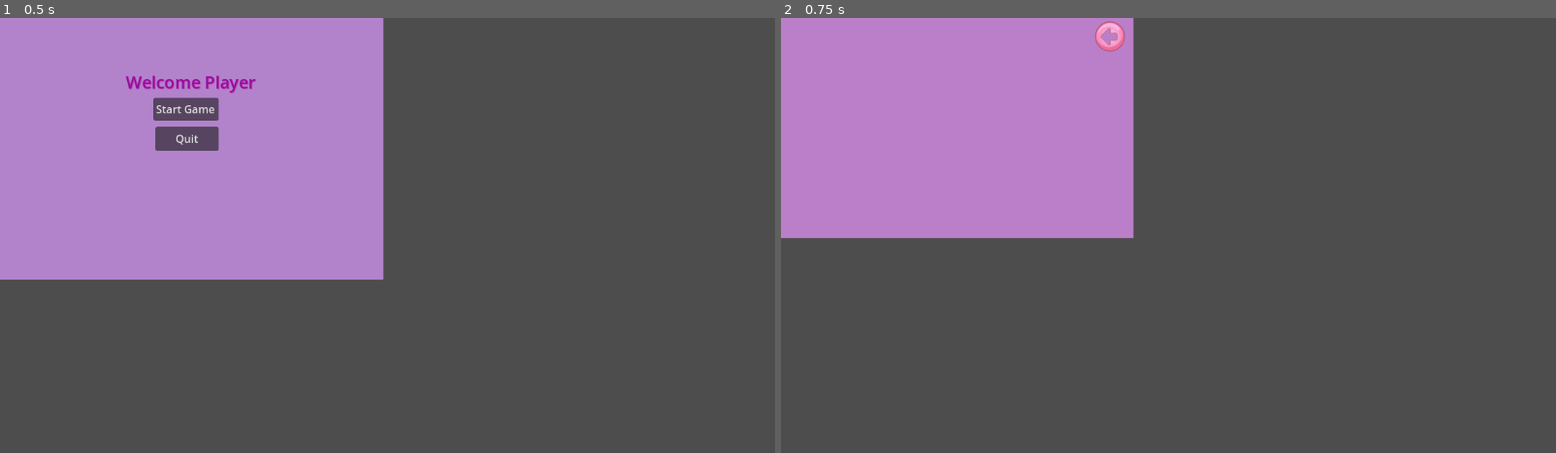
Above: before the commit, frames 1-2 (left to right).
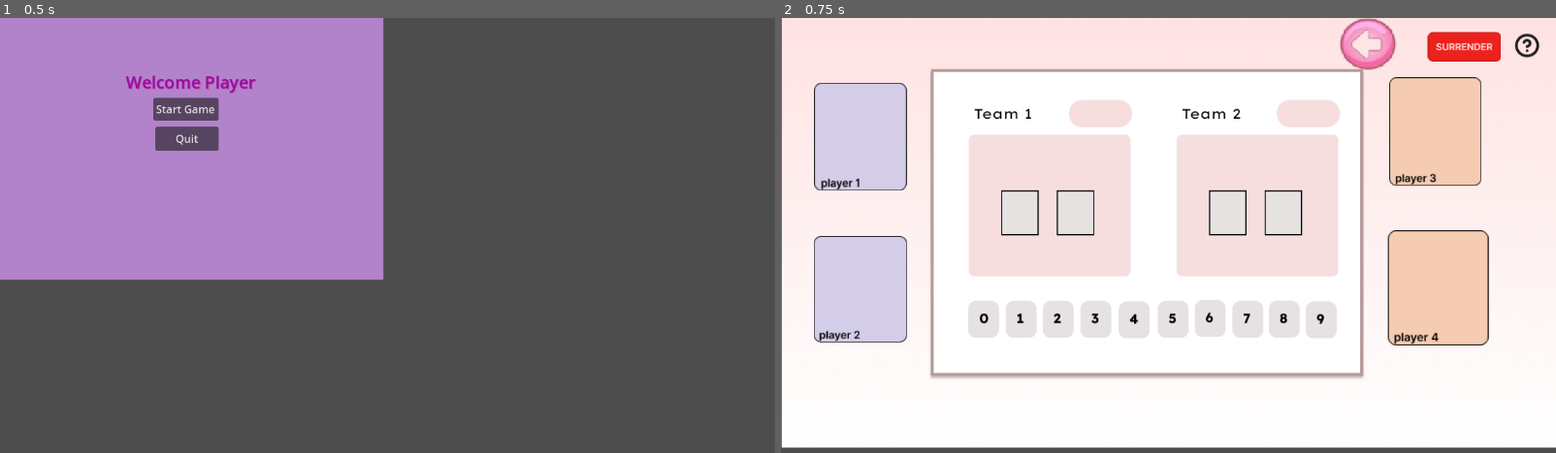
Above: after the commit, the same moments.

Repository: ltlely/ArcadeGames
Game: Godot game, scene res://Scenes/startingScreen.tscn
Two runs of this game, one before a commit and one after it. Both use one fixed random seed, a clock stepped at 60 frames per second and the inputs below.
Inputs:
- Up to frame 1 (0.5 s): no input
- Up to frame 2 (0.75 s): click "Start Game" at 0.5 s

Frame 1 is identical in both runs. In frame 2, 99% of the frame differs, in the area x 0-100%, y 0-99%.

Commit message:
added assets and made basic UI

Diff:
--- a/Scenes/firstWorld.tscn
+++ b/Scenes/firstWorld.tscn
@@ -1,30 +1,115 @@
-[gd_scene load_steps=5 format=3 uid="uid://bdlsfh84wbxcy"]
+[gd_scene load_steps=21 format=3 uid="uid://bdlsfh84wbxcy"]
 
 [ext_resource type="Script" path="res://Scripts/backButton.gd" id="1_72dte"]
-[ext_resource type="Texture2D" uid="uid://cnpp058mvjsfe" path="res://Assets/CuteBackButton.png" id="1_mh7yx"]
-
-[sub_resource type="Theme" id="Theme_wxeef"]
-
-[sub_resource type="StyleBoxFlat" id="StyleBoxFlat_hke1p"]
-bg_color = Color(0.733377, 0.497173, 0.78646, 1)
+[ext_resource type="Texture2D" uid="uid://c2ygypvpf8c22" path="res://Assets/pink_background.png" id="1_js0sa"]
+[ext_resource type="Texture2D" uid="uid://cfout8limyrce" path="res://Assets/CuteBackButton.png" id="1_mh7yx"]
+[ext_resource type="Texture2D" uid="uid://db8svw1plhdy" path="res://Assets/help_icon.png" id="2_aax2d"]
+[ext_resource type="Texture2D" uid="uid://c2417sq2b0pf4" path="res://Assets/player1_box.png" id="5_0ph5j"]
+[ext_resource type="Texture2D" uid="uid://cgkfnwsqljpym" path="res://Assets/player2_box.png" id="6_lgo1j"]
+[ext_resource type="Texture2D" uid="uid://f25w74gykiob" path="res://Assets/player3_box.png" id="7_40b7q"]
+[ext_resource type="Texture2D" uid="uid://cb6rc5ifqxhxu" path="res://Assets/player4_box.png" id="8_lgbmi"]
+[ext_resource type="Texture2D" uid="uid://jg1bosmwjyq8" path="res://Assets/main_box.png" id="9_tkwg6"]
+[ext_resource type="Texture2D" uid="uid://muodcselksnm" path="res://Assets/Button Danger.png" id="10_p2bya"]
+[ext_resource type="Texture2D" uid="uid://4haquyl0i4ch" path="res://Assets/9_button.png" id="11_ui1ka"]
+[ext_resource type="Texture2D" uid="uid://b7w6pyg1fqnib" path="res://Assets/8_button.png" id="12_2nf7k"]
+[ext_resource type="Texture2D" uid="uid://50fbfw0hc44t" path="res://Assets/7_button.png" id="13_2rseb"]
+[ext_resource type="Texture2D" uid="uid://dmh0fg1cbqlqy" path="res://Assets/6_button.png" id="14_o6kfw"]
+[ext_resource type="Texture2D" uid="uid://cpomj5w7wn2pd" path="res://Assets/5_button.png" id="15_qnms8"]
+[ext_resource type="Texture2D" uid="uid://e1dm1nf8kvuk" path="res://Assets/4_button.png" id="16_tl717"]
+[ext_resource type="Texture2D" uid="uid://dqojx2gdoras2" path="res://Assets/3_button.png" id="17_xvasw"]
+[ext_resource type="Texture2D" uid="uid://yigki7ewvv0q" path="res://Assets/2_button.png" id="18_dkqns"]
+[ext_resource type="Texture2D" uid="uid://0505v0mde10t" path="res://Assets/1_button.png" id="19_e0hs5"]
+[ext_resource type="Texture2D" uid="uid://cau4w0busr3or" path="res://Assets/0_button.png" id="20_bucrp"]
 
 [node name="FirstWorld" type="Node2D"]
 
-[node name="Panel" type="Panel" parent="."]
-offset_right = 524.0
-offset_bottom = 328.0
-theme = SubResource("Theme_wxeef")
-theme_override_styles/panel = SubResource("StyleBoxFlat_hke1p")
+[node name="PinkBackground" type="Sprite2D" parent="."]
+position = Vector2(577.25, 319.875)
+scale = Vector2(1.84535, 1.68931)
+texture = ExtResource("1_js0sa")
 
-[node name="TextureButton" type="TextureButton" parent="Panel"]
+[node name="HelpIcon" type="Sprite2D" parent="PinkBackground"]
+position = Vector2(288.156, -165.082)
+scale = Vector2(0.541902, 0.591956)
+texture = ExtResource("2_aax2d")
+
+[node name="TextureButton" type="TextureButton" parent="PinkBackground"]
 texture_filter = 1
-layout_mode = 0
-offset_left = 457.0
-offset_top = 2.0
-offset_right = 521.0
-offset_bottom = 53.0
+offset_left = 127.753
+offset_top = -192.312
+offset_right = 191.753
+offset_bottom = -141.312
 texture_normal = ExtResource("1_mh7yx")
 stretch_mode = 0
 script = ExtResource("1_72dte")
 
-[connection signal="pressed" from="Panel/TextureButton" to="Panel/TextureButton" method="_on_pressed"]
+[node name="Player1Box" type="Sprite2D" parent="PinkBackground"]
+position = Vector2(-248.868, -84.5757)
+scale = Vector2(0.612008, 0.695047)
+texture = ExtResource("5_0ph5j")
+
+[node name="Player2Box" type="Sprite2D" parent="PinkBackground"]
+position = Vector2(-248.868, 49.7983)
+scale = Vector2(0.61645, 0.655676)
+texture = ExtResource("6_lgo1j")
+
+[node name="Player3Box" type="Sprite2D" parent="PinkBackground"]
+position = Vector2(214.274, -89.204)
+scale = Vector2(0.609954, 0.678596)
+texture = ExtResource("7_40b7q")
+
+[node name="Player4Box" type="Sprite2D" parent="PinkBackground"]
+position = Vector2(216.625, 48.6144)
+scale = Vector2(0.663089, 0.718107)
+texture = ExtResource("8_lgbmi")
+
+[node name="MainBox" type="Sprite2D" parent="."]
+position = Vector2(544, 308)
+scale = Vector2(0.81738, 0.847349)
+texture = ExtResource("9_tkwg6")
+
+[node name="ButtonDanger" type="Sprite2D" parent="."]
+position = Vector2(1016, 43)
+texture = ExtResource("10_p2bya")
+
+[node name="9Button" type="Sprite2D" parent="."]
+position = Vector2(803, 450)
+texture = ExtResource("11_ui1ka")
+
+[node name="8Button" type="Sprite2D" parent="."]
+position = Vector2(748, 449)
+texture = ExtResource("12_2nf7k")
+
+[node name="7Button" type="Sprite2D" parent="."]
+position = Vector2(694, 449)
+texture = ExtResource("13_2rseb")
+
+[node name="6Button" type="Sprite2D" parent="."]
+position = Vector2(638, 448)
+texture = ExtResource("14_o6kfw")
+
+[node name="5Button" type="Sprite2D" parent="."]
+position = Vector2(583, 449)
+texture = ExtResource("15_qnms8")
+
+[node name="4Button" type="Sprite2D" parent="."]
+position = Vector2(525, 450)
+texture = ExtResource("16_tl717")
+
+[node name="3Button" type="Sprite2D" parent="."]
+position = Vector2(468, 449)
+texture = ExtResource("17_xvasw")
+
+[node name="2Button" type="Sprite2D" parent="."]
+position = Vector2(412, 449)
+texture = ExtResource("18_dkqns")
+
+[node name="1Button" type="Sprite2D" parent="."]
+position = Vector2(357, 449)
+texture = ExtResource("19_e0hs5")
+
+[node name="0Button" type="Sprite2D" parent="."]
+position = Vector2(301, 449)
+texture = ExtResource("20_bucrp")
+
+[connection signal="pressed" from="PinkBackground/TextureButton" to="PinkBackground/TextureButton" method="_on_pressed"]
Binary file added: Assets/0_button.png
Not shown, added: Assets/0_button.png.import
Binary file added: Assets/1_button.png
Not shown, added: Assets/1_button.png.import
Binary file added: Assets/2_button.png
Not shown, added: Assets/2_button.png.import
Binary file added: Assets/3_button.png
Not shown, added: Assets/3_button.png.import
Binary file added: Assets/4_button.png
Not shown, added: Assets/4_button.png.import
Binary file added: Assets/5_button.png
Not shown, added: Assets/5_button.png.import
(and 33 more such lines)
